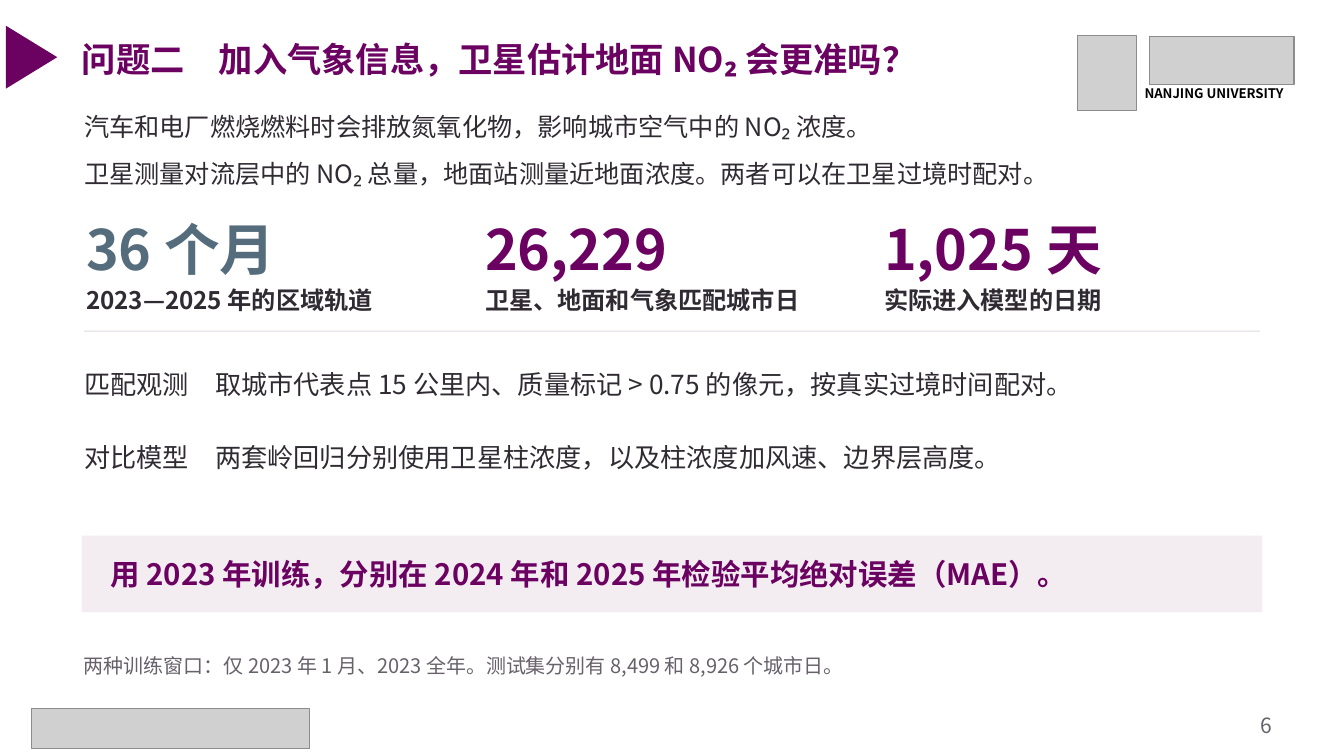
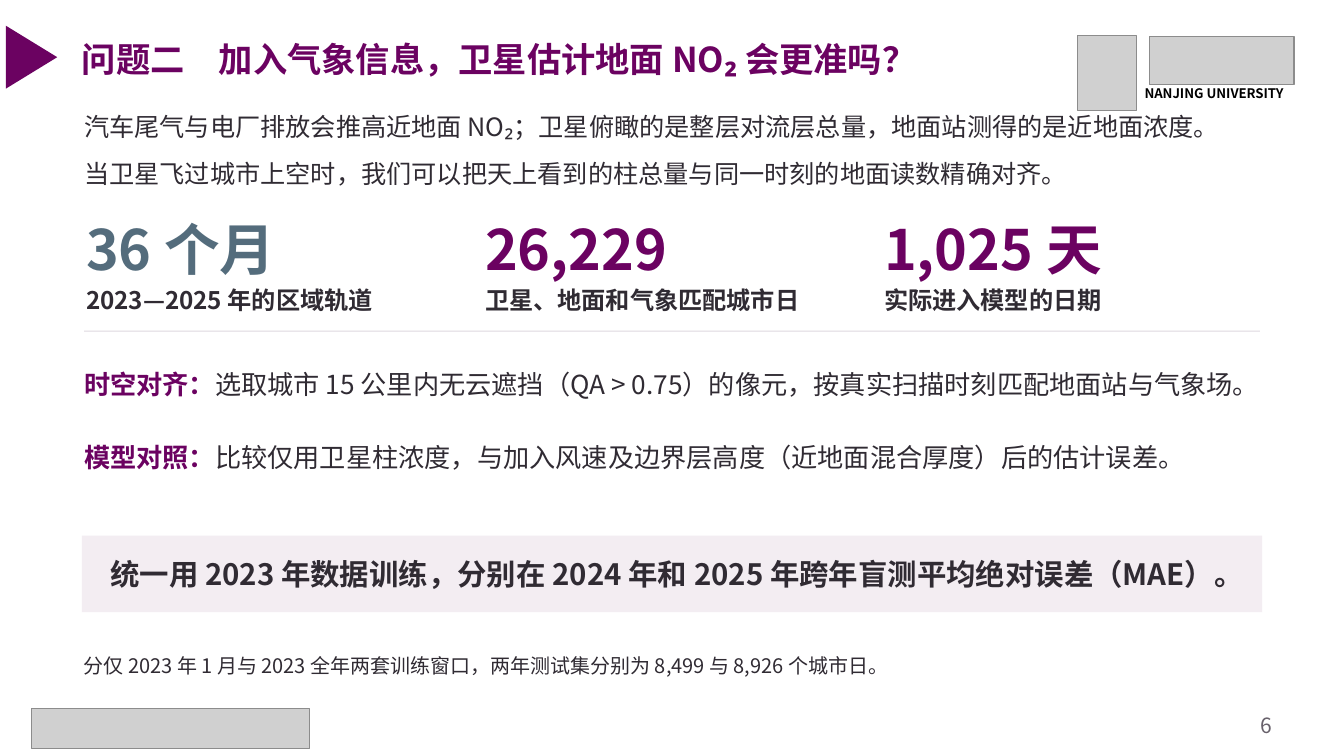
Before and after one commit to gxm-nju/china-air-pollution, a slide deck: slide 6 of docs/课堂展示.pptx. Drawn at 1344x756 pixels with LibreOffice and Linux fonts; fonts in the diff are those of the drawing; grey boxes stand for pictures. Boxes give left, top, right and bottom in pixels: in the first picture for what was removed or moved away, otherwise in the second. Text is boxed around its words. In the diff, an @@ line names an element or a change of style, - is before the commit and + after.

```diff
--- a/docs/课堂展示.pptx
+++ b/docs/课堂展示.pptx
@@ text at <box>84,110,1219,140</box>: text changed @@
-汽车和电厂燃烧燃料时会排放氮氧化物，影响城市空气中的 NO₂ 浓度。
+汽车尾气与电厂排放会推高近地面 NO₂；卫星俯瞰的是整层对流层总量，地面站测得的是近地面浓度。
@@ text at <box>84,161,1067,186</box>: text changed @@
-卫星测量对流层中的 NO₂ 总量，地面站测量近地面浓度。两者可以在卫星过境时配对。
+当卫星飞过城市上空时，我们可以把天上看到的柱总量与同一时刻的地面读数精确对齐。
@@ text at <box>84,371,1259,399</box>: text changed @@
-匹配观测 取城市代表点 15 公里内、质量标记 > 0.75 的像元，按真实过境时间配对。
+时空对齐：选取城市 15 公里内无云遮挡（QA > 0.75）的像元，按真实扫描时刻匹配地面站与气象场。
@@ text at <box>84,444,1185,470</box>: text changed @@
-对比模型 两套岭回归分别使用卫星柱浓度，以及柱浓度加风速、边界层高度。
+模型对照：比较仅用卫星柱浓度，与加入风速及边界层高度（近地面混合厚度）后的估计误差。
@@ text at <box>110,560,1244,589</box>: text changed; text colour #6B0261 to #302B33 @@
-用 2023 年训练，分别在 2024 年和 2025 年检验平均绝对误差（MAE）。
+统一用 2023 年数据训练，分别在 2024 年和 2025 年跨年盲测平均绝对误差（MAE）。
@@ text at <box>84,656,888,677</box>: text changed; text colour #68616B to #302B33 @@
-两种训练窗口：仅 2023 年 1 月、2023 全年。测试集分别有 8,499 和 8,926 个城市日。
+分仅 2023 年 1 月与 2023 全年两套训练窗口，两年测试集分别为 8,499 与 8,926 个城市日。
```
Also in this commit, not shown: 8 other slides changed, 1 other file.
